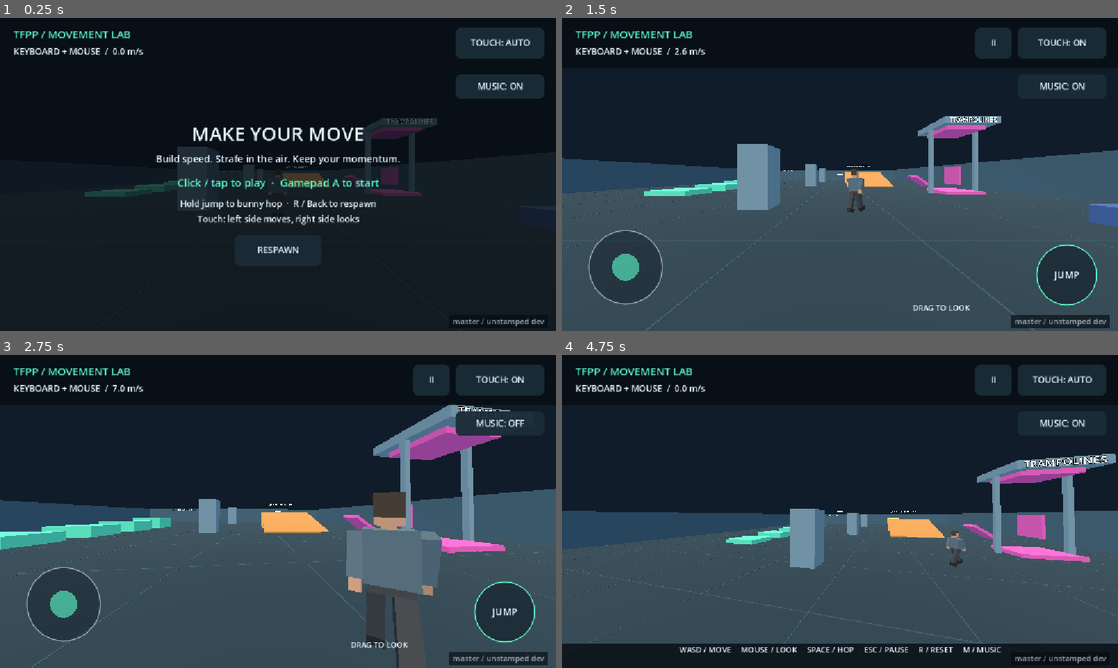
Above: before the commit, frames 1-4 (two rows, left to right).
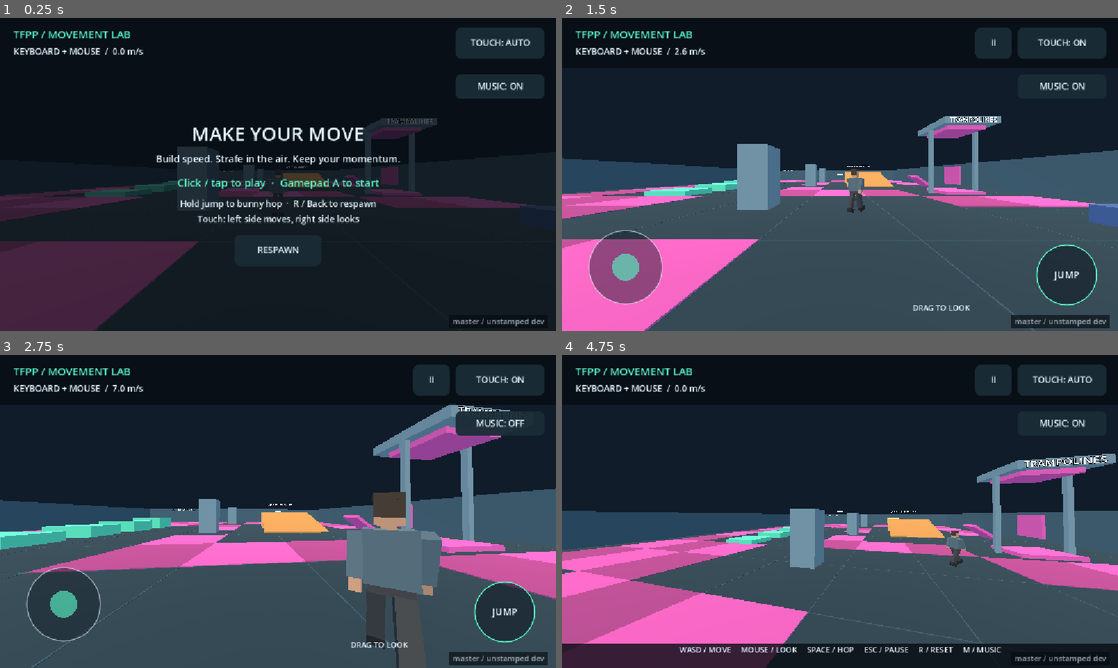
Above: after the commit, the same moments.

Repository: jefuhr/game
Game: Godot game, scene res://scenes/main.tscn
Two runs of this game, one before a commit and one after it. Both use one fixed random seed, a clock stepped at 60 frames per second and the inputs below.
Inputs (mouse positions are in pixels of both pictures, inside the frame that each line leads up to):
- Up to frame 1 (0.25 s): no input
- Up to frame 2 (1.5 s): tap Enter at 0.5 s; move the mouse to (962, 158) at 0.52 s; hold D (move_right) 0.53-1.28 s; tap T at 0.6 s; click (962, 158) at 0.67 s; tap Space (jump) at 0.77 s; move the mouse to (812, 174) at 1.27 s; hold W (move_forward) from 1.28 s (still down); tap R at 1.35 s
- Up to frame 3 (2.75 s): keep holding W (move_forward); tap Space (jump) at 1.52 s; move the mouse to (289, 505) at 2.02 s; tap M at 2.1 s
- Up to frame 4 (4.75 s): keep holding W (move_forward); move the mouse to (834, 517) at 2.77 s; tap T at 2.85 s; click (834, 517) at 2.92 s; tap Space (jump) at 3.02, 3.77, 4.52 s; move the mouse to (878, 514) at 3.52 s; tap R at 3.6 s; move the mouse to (795, 508) at 4.27 s; tap M at 4.35 s

The runs differ from the first frame. In frame 1, 10% of the frame differs, in the area x 0-97%, y 52-100%; in frame 2, 10%; in frame 3, 5.9%; in frame 4, 16%, in the area x 0-100%, y 54-100%.

Commit message:
I turned 40% of the arena floor into trampolines. The floor is divided into 140 cells of 4×4 m, and 56 of them are now flush pink trampoline tiles in a checker pattern (896 of 2,240 m²).
- **Placemen

Diff:
--- a/scripts/arena.gd
+++ b/scripts/arena.gd
@@ -6,6 +6,29 @@
 const TRAMPOLINE_COLOR := Color("e05ab4")
 ## Group read by the player; a trampoline's local +Y face is its bouncy side.
 const TRAMPOLINE_GROUP := &"trampoline"
+## The 40 x 56 m floor is 10 x 14 cells of 4 x 4 m. The map covers the 9 x 13
+## interior cells between the grid lines; '#' marks a flush trampoline tile.
+## 56 of the 140 floor cells (40% of the floor area) are trampolines. Rows run
+## from the back wall (z = -24) to the front (z = 24); columns x = -16 .. 16.
+const BOUNCE_FLOOR_MAP := [
+	"####.####",
+	"####.####",
+	"####....#",
+	"#...#...#",
+	"#...#...#",
+	"#........",
+	"#...#....",
+	"#...###..",
+	"###....##",
+	"###......",
+	"..###....",
+	"..###..#.",
+	"#####..##",
+]
+const BOUNCE_TILE_SIZE := 4.0
+## Tiles sit just above the floor so landings always hit the bouncy collider.
+const BOUNCE_TILE_TOP := 0.03
+const BOUNCE_TILE_THICKNESS := 0.1
 
 var _sculpture_gem: Node3D
 
@@ -16,10 +39,12 @@
 	_box("LeftWall", Vector3(-20, 1.5, 0), Vector3(0.5, 3, 56), Color("416071"))
 	_box("RightWall", Vector3(20, 1.5, 0), Vector3(0.5, 3, 56), Color("416071"))
 	_box("FrontWall", Vector3(0, 1.5, 28), Vector3(40, 3, 0.5), Color("416071"))
+	_build_bounce_guards()
 	for x in range(-18, 20, 4):
 		_box("Grid", Vector3(x, 0.006, 0), Vector3(0.025, 0.01, 55), Color("3b5663"), false)
 	for z in range(-26, 28, 4):
 		_box("Grid", Vector3(0, 0.007, z), Vector3(39, 0.01, 0.025), Color("3b5663"), false)
+	_build_bounce_floor()
 	for i in range(5):
 		_box("JumpBlock", Vector3(-9, 0.2 + i * 0.1, 5 - i * 4), Vector3(3, 0.4 + i * 0.2, 2.5), Color("5ae3bc"))
 	_box("Platform", Vector3(8, 1, -12), Vector3(6, 2, 6), Color("e9ac65"))
@@ -40,6 +65,75 @@
 func _process(delta: float) -> void:
 	if _sculpture_gem:
 		_sculpture_gem.rotate_y(SCULPTURE_SPIN_SPEED * delta)
+
+
+## Flush trampoline tiles covering 40% of the floor. One static body (in the
+## trampoline group, +Y up) holds every tile collider; one MultiMesh draws them
+## all in a single call to stay cheap on mobile.
+func _build_bounce_floor() -> void:
+	var body := StaticBody3D.new()
+	body.name = "BounceFloor"
+	body.add_to_group(TRAMPOLINE_GROUP)
+	add_child(body)
+	var tile_size := Vector3(BOUNCE_TILE_SIZE, BOUNCE_TILE_THICKNESS, BOUNCE_TILE_SIZE)
+	var shape := BoxShape3D.new()
+	shape.size = tile_size
+	var centers: Array[Vector3] = []
+	var colors: Array[Color] = []
+	for row in BOUNCE_FLOOR_MAP.size():
+		var line: String = BOUNCE_FLOOR_MAP[row]
+		for column in line.length():
+			if line[column] != "#":
+				continue
+			centers.append(Vector3(-16.0 + column * BOUNCE_TILE_SIZE, BOUNCE_TILE_TOP - BOUNCE_TILE_THICKNESS * 0.5, -24.0 + row * BOUNCE_TILE_SIZE))
+			colors.append(TRAMPOLINE_COLOR if (row + column) % 2 == 0 else TRAMPOLINE_COLOR.darkened(0.25))
+	var mesh := BoxMesh.new()
+	mesh.size = tile_size
+	var material := StandardMaterial3D.new()
+	material.albedo_color = Color.WHITE
+	material.vertex_color_use_as_albedo = true
+	material.roughness = 1.0
+	mesh.material = material
+	var multimesh := MultiMesh.new()
+	multimesh.transform_format = MultiMesh.TRANSFORM_3D
+	multimesh.use_colors = true
+	multimesh.mesh = mesh
+	multimesh.instance_count = centers.size()
+	for i in centers.size():
+		multimesh.set_instance_transform(i, Transform3D(Basis.IDENTITY, centers[i]))
+		multimesh.set_instance_color(i, colors[i])
+		var collider := CollisionShape3D.new()
+		collider.shape = shape
+		collider.position = centers[i]
+		body.add_child(collider)
+	var visual := MultiMeshInstance3D.new()
+	visual.name = "BounceFloorTiles"
+	visual.multimesh = multimesh
+	body.add_child(visual)
+
+
+## Invisible colliders stacked on the perimeter walls so big bounces cannot
+## carry anyone out of the arena. Maximum launch (24 m/s) peaks near 14.4 m.
+func _build_bounce_guards() -> void:
+	var guard := StaticBody3D.new()
+	guard.name = "BounceGuard"
+	add_child(guard)
+	var bottom := 3.0
+	var height := 27.0
+	var y := bottom + height * 0.5
+	var walls := [
+		[Vector3(0, y, -28), Vector3(40, height, 0.5)],
+		[Vector3(0, y, 28), Vector3(40, height, 0.5)],
+		[Vector3(-20, y, 0), Vector3(0.5, height, 56)],
+		[Vector3(20, y, 0), Vector3(0.5, height, 56)],
+	]
+	for wall in walls:
+		var collider := CollisionShape3D.new()
+		var shape := BoxShape3D.new()
+		shape.size = wall[1]
+		collider.shape = shape
+		collider.position = wall[0]
+		guard.add_child(collider)
 
 
 ## Trampolines on a floor, ceiling, wall, and slope. Each is one cuboid whose
--- a/scripts/citizen.gd
+++ b/scripts/citizen.gd
@@ -1,13 +1,20 @@
 extends CharacterBody3D
 ## Original low-poly civilian. Feet are the origin; the capsule covers the body.
 
+## Obstacle probes start slightly raised so flush floor trampolines' thin lip
+## does not count as a wall.
+const PROBE_LIFT := 0.06
+
 @export var walk_speed := 1.35
+## Upward speed a citizen hops with when landing on an upward-facing trampoline.
+@export var trampoline_hop_speed := 5.0
 var _random := RandomNumberGenerator.new()
 var _direction := Vector3.FORWARD
 var _decision_time := 0.0
 var _idle := false
 var _stride := 0.0
 var _spawn := Vector3.ZERO
+var _bounced := false
 var _visual: Node3D
 var _left_arm: Node3D
 var _right_arm: Node3D
@@ -30,18 +37,23 @@
 		_idle = _random.randf() < 0.25
 		_choose_direction()
 	# Probe with the actual body shape so corners and other characters count too.
-	if not _idle and test_move(global_transform, _direction * 0.7):
+	if not _idle and _blocked(_direction * 0.7):
 		_choose_direction(true)
 	var speed := 0.0 if _idle else walk_speed
 	velocity.x = _direction.x * speed
 	velocity.z = _direction.z * speed
-	velocity.y = -0.5 if is_on_floor() else velocity.y - 20.0 * delta
+	# The floor state from a trampoline hop is stale: treat that frame as airborne.
+	var grounded := is_on_floor() and not _bounced
+	velocity.y = -0.5 if grounded else velocity.y - 20.0 * delta
+	var incoming_y := velocity.y
 	move_and_slide()
+	_bounced = _hop_on_trampolines(incoming_y)
 	if is_on_wall():
 		_choose_direction(true)
 	if position.y < -15.0:
 		position = _spawn
 		velocity = Vector3.ZERO
+		_bounced = false
 	var moving := Vector2(get_real_velocity().x, get_real_velocity().z).length()
 	if moving > 0.05:
 		_visual.rotation.y = lerp_angle(_visual.rotation.y, atan2(-_direction.x, -_direction.z), delta * 8.0)
@@ -53,6 +65,27 @@
 	_right_arm.rotation.x = swing * 0.7
 
 
+## Citizens playfully hop whenever they land on the top of a trampoline.
+func _hop_on_trampolines(incoming_y: float) -> bool:
+	if incoming_y > 0.0:
+		return false
+	for i in get_slide_collision_count():
+		var collision := get_slide_collision(i)
+		var pad := collision.get_collider() as Node3D
+		if pad == null or not pad.is_in_group(&"trampoline"):
+			continue
+		var face := pad.global_basis.y.normalized()
+		if face.y < 0.7 or collision.get_normal().dot(face) < 0.7:
+			continue
+		velocity.y = trampoline_hop_speed
+		return true
+	return false
+
+
+func _blocked(motion: Vector3) -> bool:
+	return test_move(global_transform.translated(Vector3.UP * PROBE_LIFT), motion)
+
+
 func _choose_direction(avoid_obstacle := false) -> void:
 	_decision_time = _random.randf_range(1.5, 4.0)
 	if avoid_obstacle:
@@ -61,7 +94,7 @@
 	for attempt in range(12):
 		var angle := _random.randf_range(-PI, PI)
 		var candidate := Vector3(sin(angle), 0, cos(angle))
-		if not test_move(global_transform, candidate * 0.8):
+		if not _blocked(candidate * 0.8):
 			_direction = candidate
 			return
 	_idle = true
Not shown, changed: docs/controls.md
